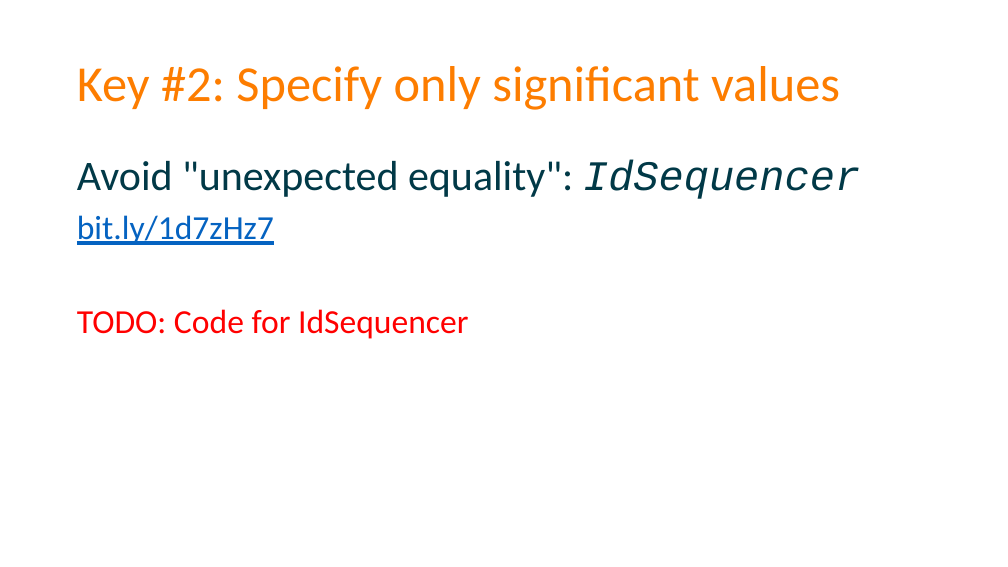
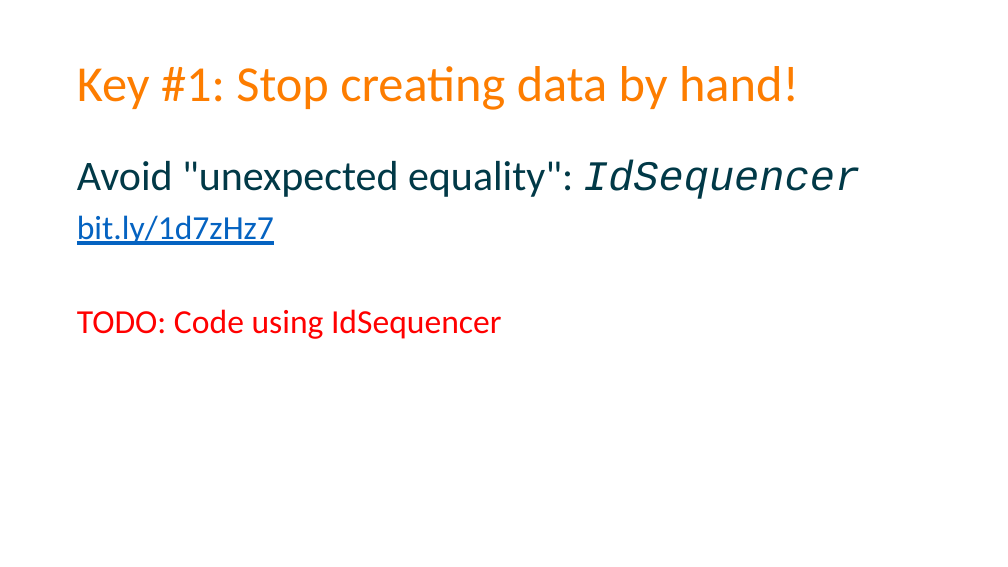
Before and after one commit to spetryjohnson/Talk-Patterns_of_Effective_Test_Setup, a slide deck: slide 52 of POETS - CodeMash 2017.pptx (slide 53 before the commit). Drawn at 1008x567 pixels with LibreOffice and Linux fonts; fonts in the diff are those of the drawing. Boxes give left, top, right and bottom in pixels: in the first picture for what was removed or moved away, otherwise in the second. Text is boxed around its words. In the diff, an @@ line names an element or a change of style, - is before the commit and + after.

```diff
--- a/POETS - CodeMash 2017.pptx
+++ b/POETS - CodeMash 2017.pptx
@@ title at (x1=77, y1=66, x2=799, y2=110): text changed @@
-Key #2: Specify only significant values
+Key #1: Stop creating data by hand!
@@ text at (x1=77, y1=309, x2=501, y2=339): text changed @@
-TODO: Code for IdSequencer
+TODO: Code using IdSequencer
```
Also in this commit, not shown: 32 other slides changed, 3 slides added, 10 slides removed, 1 other file.
